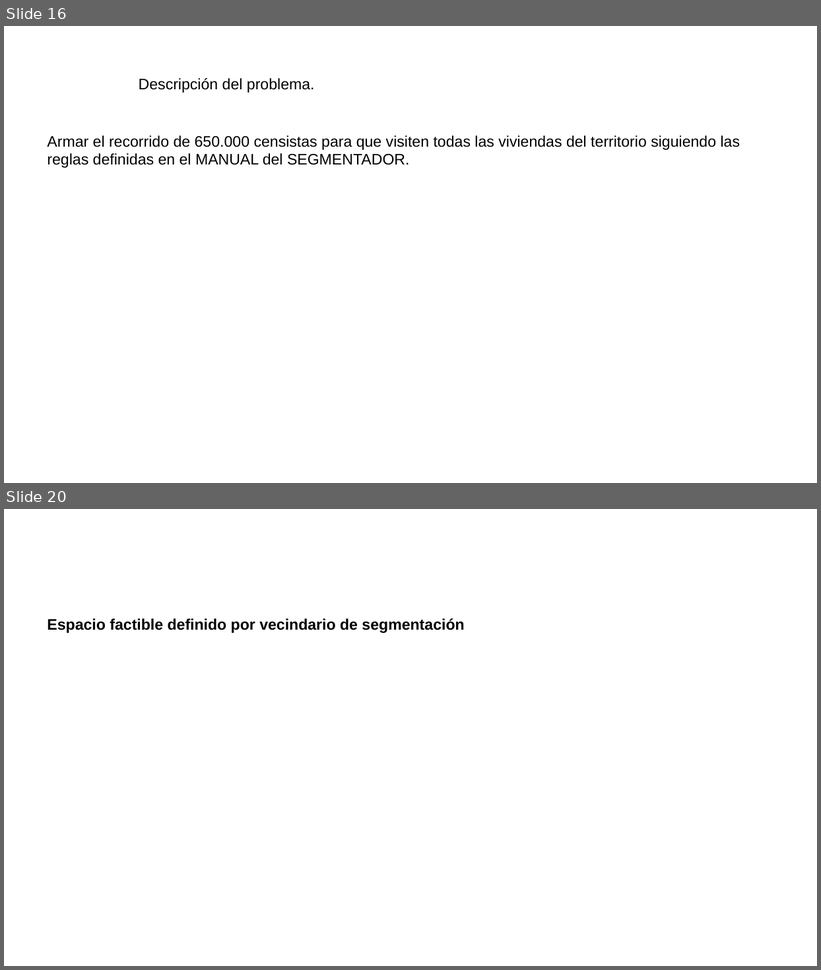
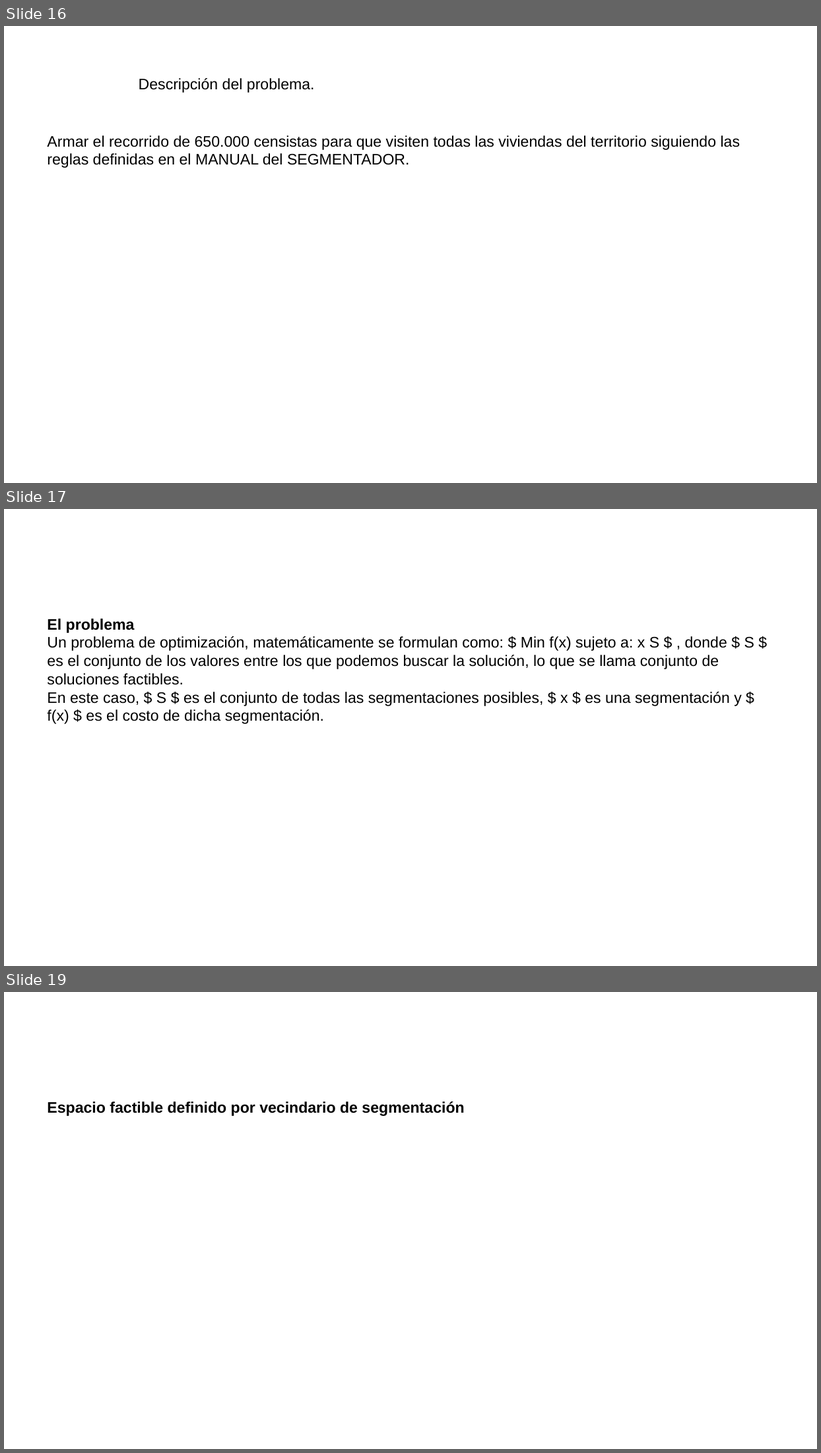
Before and after one commit to neptuso/Charlas, a slide deck: IDERA/segmentos.censo2022.pptx. Shown one above the other, each under a label of ours: slides 16 and 20 before the commit, slides 16, 17 and 19 after it; the slides between them are not shown. The pictures are 821x970 and 821x1453 pixels, drawn with LibreOffice and Linux fonts; fonts in the diff are those of the drawing; background and template pictures are left out. Boxes give left, top, right and bottom in pixels: in the first picture for what was removed or moved away, otherwise in the second. Text is boxed around its words. In the diff, an @@ line names an element or a change of style, - is before the commit and + after.

```diff
--- a/IDERA/segmentos.censo2022.pptx
+++ b/IDERA/segmentos.censo2022.pptx
@@ slide 17 added at (x1=4, y1=509, x2=817, y2=966), background picture (left out) @@
@@ text added at (x1=47, y1=619, x2=754, y2=724), 18 pt, text #000000 @@
+El problema
+Un problema de optimización, matemáticamente se formulan como: $ Min f(x) sujeto a: x S $ , donde $ S $ es el conjunto de los valores entre los que podemos buscar la solución, lo que se llama conjunto de soluciones factibles.
+En este caso, $ S $ es el conjunto de todas las segmentaciones posibles, $ x $ es una segmentación y $ f(x) $ es el costo de dicha segmentación.
@@ what was slide 20 is now slide 19 @@
```
Also in this commit, not shown: 3 slides changed, 3 other slides added, 2 slides removed.
